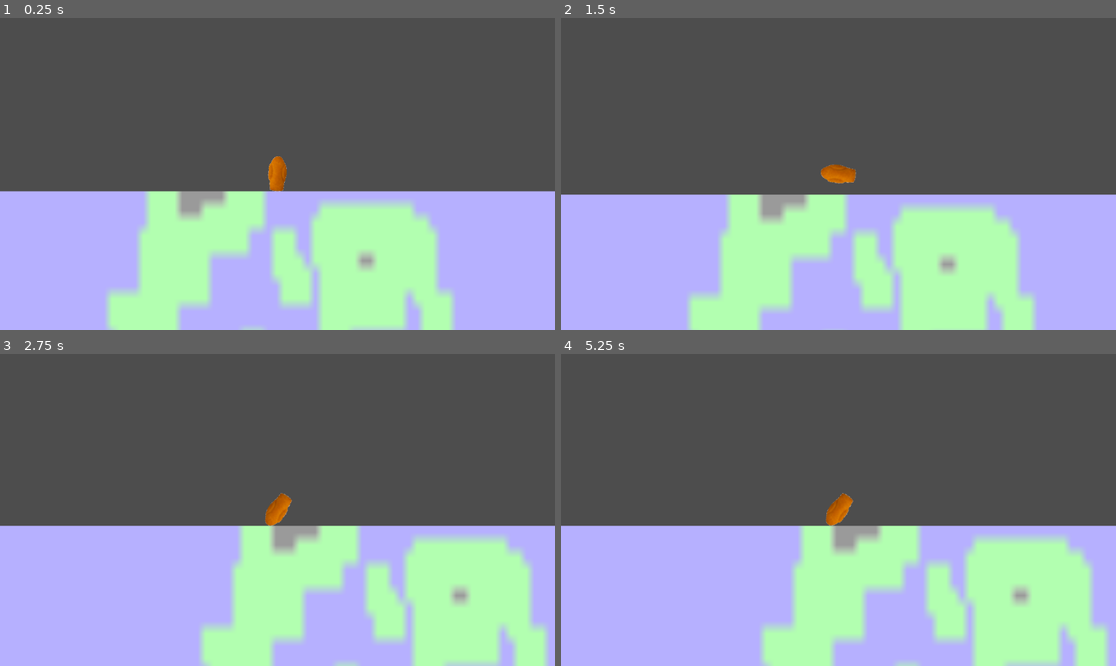
Above: before the commit, frames 1-4 (two rows, left to right).
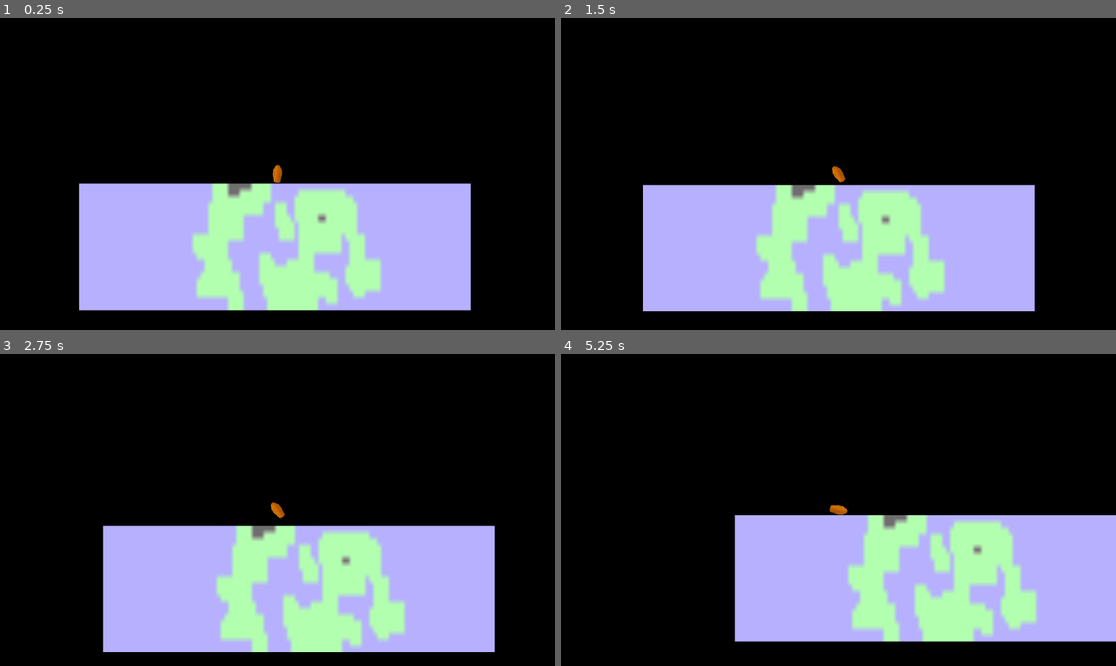
Above: after the commit, the same moments.

Repository: MrEgggga/space-debris-game
Game: Godot game, scene res://main.tscn
The game is run twice, just before and just after one commit, with the same random seed, the same clock (stepped at 60 frames per second) and the same inputs.
Inputs:
- Up to frame 1 (0.25 s): no input
- Up to frame 2 (1.5 s): tap Enter (ui_accept) at 0.5, 0.6, 0.77, 1.07, 1.35 s; hold Right (ui_right) 0.53-1.28 s; hold Left (ui_left) from 1.28 s (still down)
- Up to frame 3 (2.75 s): tap Enter (ui_accept) at 1.52, 1.82, 2.1 s; release Left (ui_left) at 2.03 s; hold Right (ui_right) from 2.03 s (still down)
- Up to frame 4 (5.25 s): tap Enter (ui_accept) at 2.85, 3.02, 3.32, 3.6, 3.77, 4.07, 4.35, 4.52, 4.82, 5.1 s; release Right (ui_right) at 3.53 s; hold Left (ui_left) from 3.53 s (still down)

The runs differ from the first frame. In frame 1, 88% of the frame differs, in the area x 0-100%, y 0-100%; in frame 2, 88%; in frame 3, 85%; in frame 4, 89%.

Commit message:
debris, universal gravitation

Diff:
--- /dev/null
+++ b/debris.gd
@@ -0,0 +1,34 @@
+extends Gravitated
+class_name Debris
+
+
+func _ready() -> void:
+	linear_velocity.x = Gravitation.get_orbit_velocity(-global_position.y) / 50
+	gravitation_scale = 0
+
+
+func _on_body_entered(body: Node) -> void:
+	if body is StaticBody2D:
+		return
+
+	print_debug("hi")
+
+	var pin_joint_1 := PinJoint2D.new()
+	pin_joint_1.position = Vector2(-20, -20)
+	pin_joint_1.node_a = get_path()
+	pin_joint_1.node_b = body.get_path()
+	add_child(pin_joint_1)
+
+	var pin_joint_2 := PinJoint2D.new()
+	pin_joint_2.position = Vector2(20, 20)
+	pin_joint_2.node_a = get_path()
+	pin_joint_2.node_b = body.get_path()
+	add_child(pin_joint_2)
+
+	if Input.is_action_just_pressed("ui_accept"):
+		for c in get_children():
+			if c is not PinJoint2D:
+				continue
+			c.queue_free()
+
+	gravitation_scale = 1.0
--- /dev/null
+++ b/debris.tscn
@@ -0,0 +1,45 @@
+[gd_scene load_steps=6 format=3 uid="uid://dftbtp2wun6a7"]
+
+[ext_resource type="Script" path="res://debris.gd" id="1_mmhkw"]
+
+[sub_resource type="Gradient" id="Gradient_6y364"]
+offsets = PackedFloat32Array(0, 0.20398, 0.40199, 0.564179, 0.704478, 0.856716, 1)
+colors = PackedColorArray(1, 0, 0, 1, 0, 1, 0, 1, 0, 0, 1, 1, 1, 1, 0, 1, 1, 0, 1, 1, 0, 1, 1, 1, 1, 0, 0, 1)
+
+[sub_resource type="FastNoiseLite" id="FastNoiseLite_sqw48"]
+noise_type = 5
+frequency = 0.1
+
+[sub_resource type="NoiseTexture2D" id="NoiseTexture2D_ajgqr"]
+width = 20
+height = 20
+color_ramp = SubResource("Gradient_6y364")
+noise = SubResource("FastNoiseLite_sqw48")
+
+[sub_resource type="CircleShape2D" id="CircleShape2D_ovhqo"]
+
+[node name="debris" type="RigidBody2D"]
+mass = 5.0
+gravity_scale = 0.0
+contact_monitor = true
+max_contacts_reported = 16
+script = ExtResource("1_mmhkw")
+
+[node name="texture_rect" type="TextureRect" parent="."]
+anchors_preset = 8
+anchor_left = 0.5
+anchor_top = 0.5
+anchor_right = 0.5
+anchor_bottom = 0.5
+offset_left = -10.0
+offset_top = -10.0
+offset_right = 10.0
+offset_bottom = 10.0
+grow_horizontal = 2
+grow_vertical = 2
+texture = SubResource("NoiseTexture2D_ajgqr")
+
+[node name="collision_shape_2d" type="CollisionShape2D" parent="."]
+shape = SubResource("CircleShape2D_ovhqo")
+
+[connection signal="body_entered" from="." to="." method="_on_body_entered"]
--- /dev/null
+++ b/gravitated.gd
@@ -0,0 +1,8 @@
+extends RigidBody2D
+class_name Gravitated
+
+var gravitation_scale: float = 1
+
+func _physics_process(delta: float) -> void:
+	var accel := Gravitation.get_radial_accel(linear_velocity.x, -global_position.y)
+	apply_central_force(Vector2.UP * accel * mass * gravitation_scale)
--- /dev/null
+++ b/gravitation.gd
@@ -0,0 +1,14 @@
+extends Node
+
+var GM := 1000000000000.0
+#var GM := 0.0
+var EARTH_RADIUS := 100000.0
+
+# simulate universal gravitation in funky coordinate space
+func get_radial_accel(tan_vel: float, altitude: float) -> float:
+	var rad := altitude + EARTH_RADIUS
+	return (tan_vel * tan_vel) / rad - GM / (rad * rad)
+
+func get_orbit_velocity(altitude: float) -> float:
+	var rad := altitude + EARTH_RADIUS
+	return sqrt(GM / rad)
--- a/project.godot
+++ b/project.godot
@@ -15,6 +15,10 @@
 config/features=PackedStringArray("4.3", "GL Compatibility")
 config/icon="res://icon.svg"
 
+[autoload]
+
+Gravitation="*res://gravitation.gd"
+
 [editor]
 
 naming/node_name_casing=2
@@ -27,3 +31,4 @@
 
 renderer/rendering_method="gl_compatibility"
 renderer/rendering_method.mobile="gl_compatibility"
+environment/defaults/default_clear_color=Color(0, 0, 0, 1)
--- a/rigid_body_2d.gd
+++ b/rocket.gd
@@ -1,13 +1,14 @@
-extends RigidBody2D
+extends Gravitated
+class_name Rocket
 
-@export var thrust_force: Vector2 = Vector2.UP * 400 * 245 * 1.2
+@export var thrust_force: Vector2 = Vector2.UP * 10000
 
 @onready var booster_l: Node2D = $booster_l
 @onready var booster_r: Node2D = $booster_r
 
 func _physics_process(delta: float) -> void:
+	super(delta)
 	var force_absolute = thrust_force.rotated(rotation)
-	print_debug(force_absolute)
 	if Input.is_action_pressed("ui_left"):
 		apply_force(force_absolute, booster_l.global_position - global_position)
 	if Input.is_action_pressed("ui_right"):
--- a/rigid_body_2d.tscn
+++ b/rocket.tscn
@@ -1,6 +1,6 @@
 [gd_scene load_steps=5 format=3 uid="uid://dd0gle0ujy414"]
 
-[ext_resource type="Script" path="res://rigid_body_2d.gd" id="1_0osl2"]
+[ext_resource type="Script" path="res://rocket.gd" id="1_0osl2"]
 [ext_resource type="Texture2D" uid="uid://dn15fkroh53w1" path="res://rocket_body.png" id="1_m7krc"]
 
 [sub_resource type="CapsuleShape2D" id="CapsuleShape2D_0vbh5"]
@@ -10,9 +10,11 @@
 [sub_resource type="RectangleShape2D" id="RectangleShape2D_sxthh"]
 size = Vector2(38, 20)
 
-[node name="rigid_body_2d" type="RigidBody2D"]
+[node name="rocket" type="RigidBody2D"]
 mass = 400.0
+gravity_scale = 0.0
 script = ExtResource("1_0osl2")
+thrust_force = Vector2(0, -50000)
 
 [node name="texture_rect" type="TextureRect" parent="."]
 anchors_preset = 8
@@ -38,6 +40,7 @@
 position = Vector2(11, 29)
 
 [node name="camera_2d" type="Camera2D" parent="."]
+zoom = Vector2(0.5, 0.5)
 
 [node name="collision_shape_2d2" type="CollisionShape2D" parent="."]
 position = Vector2(-1, 26)
